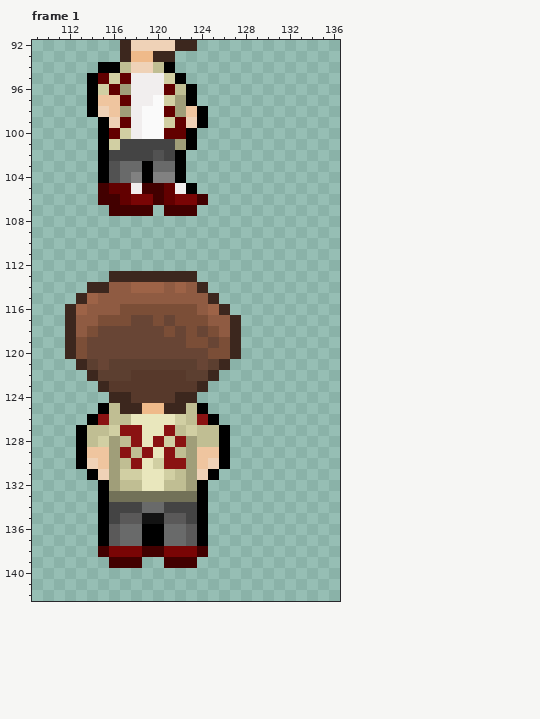
Two versions of one pixel-art file, Assets/PlayerSprites/Character.aseprite. The first picture shows the starting point.
192x192 pixels, 4 frames. Colours within 5 levels of each other are drawn and written as one. Shown: frame 1: x 109..136, y 92..142. The old version is drawn lined up with the new one. The commit also changed other frames or places, which this record leaves out.
Now the later version:
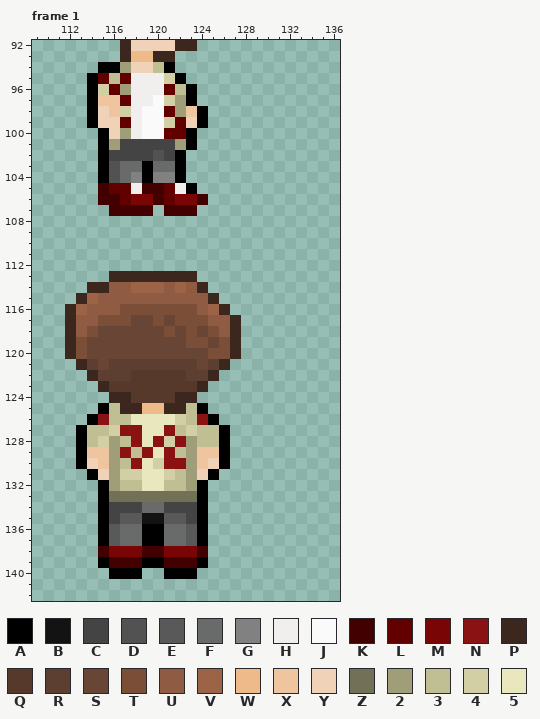
Palette (. is transparent): A #000000  B #131313  C #444444  D #525252  E #5a5959  F #696a6a  G #818181  H #f1eeee  J #fafafa  K #420000  L #620000  M #790505  N #8a1212  P #3c271e  Q #57392b  R #5c3f30  S #684535  T #7b4e37  U #8f5b42  V #9d6347  W #efba8a  X #efc59f  Y #efd2b7  Z #727158  2 #a09e79  3 #c0be93  4 #d1cfa3  5 #e9e7bd
From the commit log: improve character sprite model + added animation
Diff:
whole drawing moved by +0,-3 (the old picture is shown already moved)
Frame 1:
The author changed colour 3 to colour 2 in row 94 at x 117.
The author changed colour 4 to colour 2 in row 100 at x 117; in row 101 at x 116.
The author changed colour 4 to colour 3 in row 95 at x 116.
The author changed colour 2 to colour 4 in row 98 at x 117.
Colour A now appears in row 99 at x 114; in row 139 at x 115, 119 to 120 and 124; in row 140 at x 116 to 118 and 121 to 123.
The author changed colour A to colour Y in row 99 at x 115.
The author changed colour L to colour Y in row 100 at x 116.
Where, in picture pixels (left, top, right, bottom), the same in both pictures:
changed: (87, 62, 131, 150)
added: (98, 557, 208, 579)
